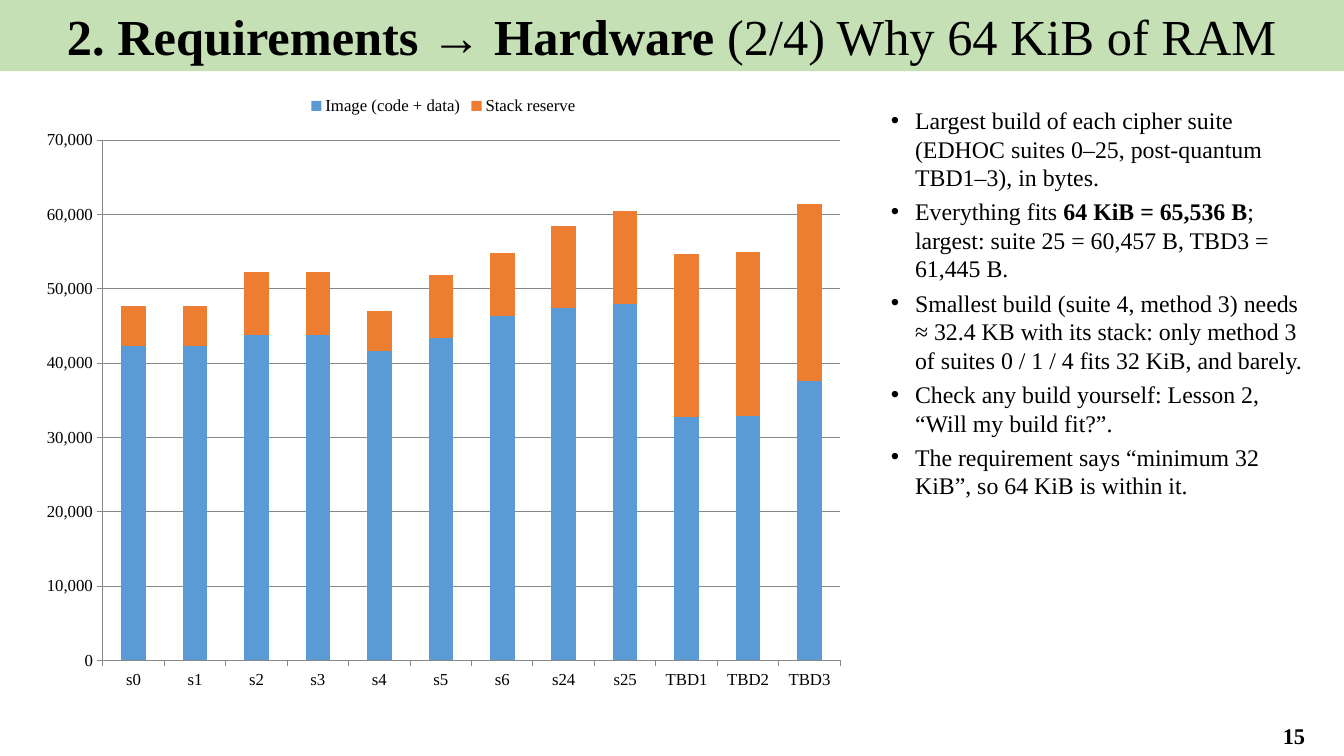
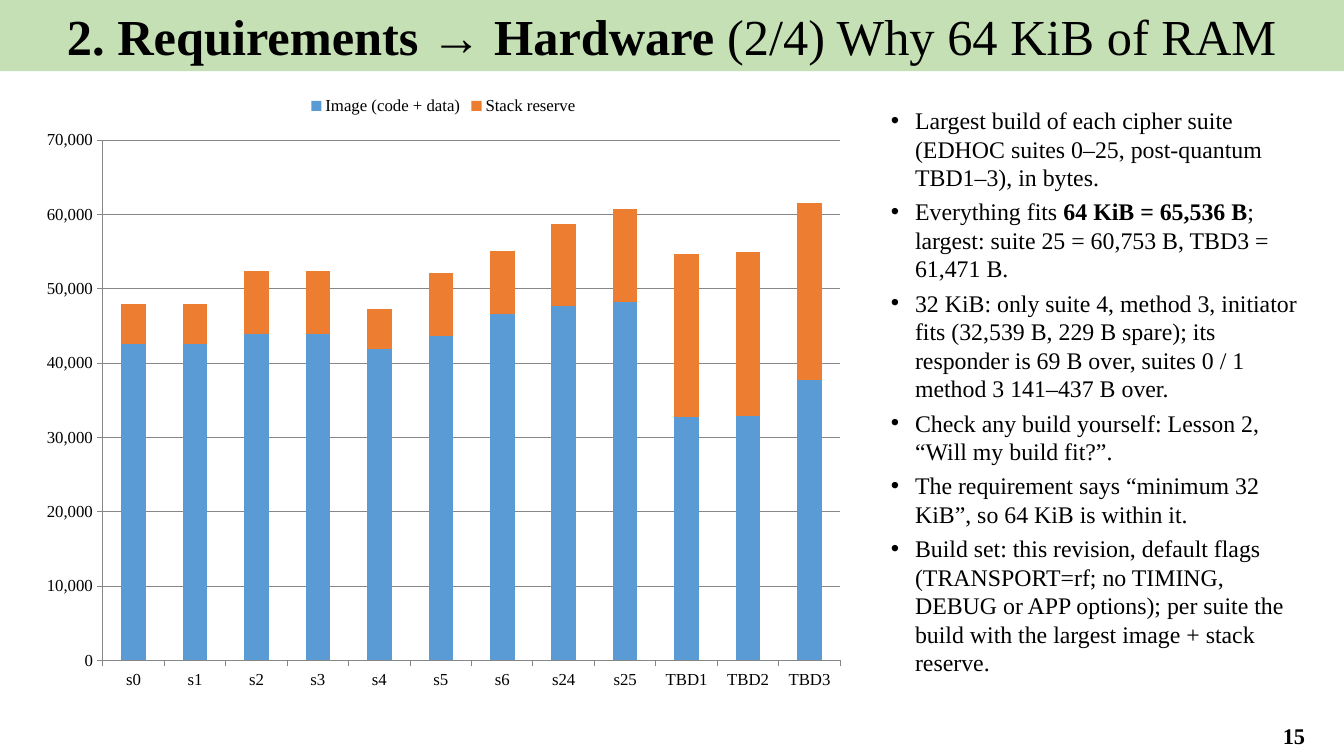
Before and after one commit to Khaiduy/chipyard-edhoc, a slide deck: slide 15 of fpga/sw/export/docs/slides/01_EDHOC_SoC_on_Arty_A7-100T.pptx. Drawn at 1344x756 pixels with LibreOffice and Linux fonts; fonts in the diff are those of the drawing. Boxes give left, top, right and bottom in pixels: in the first picture for what was removed or moved away, otherwise in the second. Text is boxed around its words. In the diff, an @@ line names an element or a change of style, - is before the commit and + after.

Commit message:
fix: length-checked SD verify, whole-run stack line; slide review fixes

```diff
--- a/fpga/sw/export/docs/slides/01_EDHOC_SoC_on_Arty_A7-100T.pptx
+++ b/fpga/sw/export/docs/slides/01_EDHOC_SoC_on_Arty_A7-100T.pptx
@@ column stacked chart at box(30, 86, 857, 701) @@
-Image (code + data): 42000, 42000, 44000, 44000, 42000, 43000, 46000, 47000, 48000, 33000, 33000, 38000
+Image (code + data): 43000, 43000, 44000, 44000, 42000, 44000, 47000, 48000, 48000, 33000, 33000, 38000
@@ text at box(915, 203, 1296, 398): text changed @@
-• Everything fits 64 KiB = 65,536 B; largest: suite 25 = 60,457 B, TBD3 = 61,445 B.
-• Smallest build (suite 4, method 3) needs ≈ 32.4 KB with its stack: only method 3 of suites 0 / 1 / 4 fits 32 KiB, and barely.
+• Everything fits 64 KiB = 65,536 B; largest: suite 25 = 60,753 B, TBD3 = 61,471 B.
+• 32 KiB: only suite 4, method 3, initiator fits (32,539 B, 229 B spare); its responder is 69 B over, suites 0 / 1 method 3 141–437 B over.
@@ text at box(915, 540, 1283, 672): paragraph added @@
+• Build set: this revision, default flags (TRANSPORT=rf; no TIMING, DEBUG or APP options); per suite the build with the largest image + stack reserve.
```
Also in this commit, not shown: 8 other slides changed, 13 other files.
